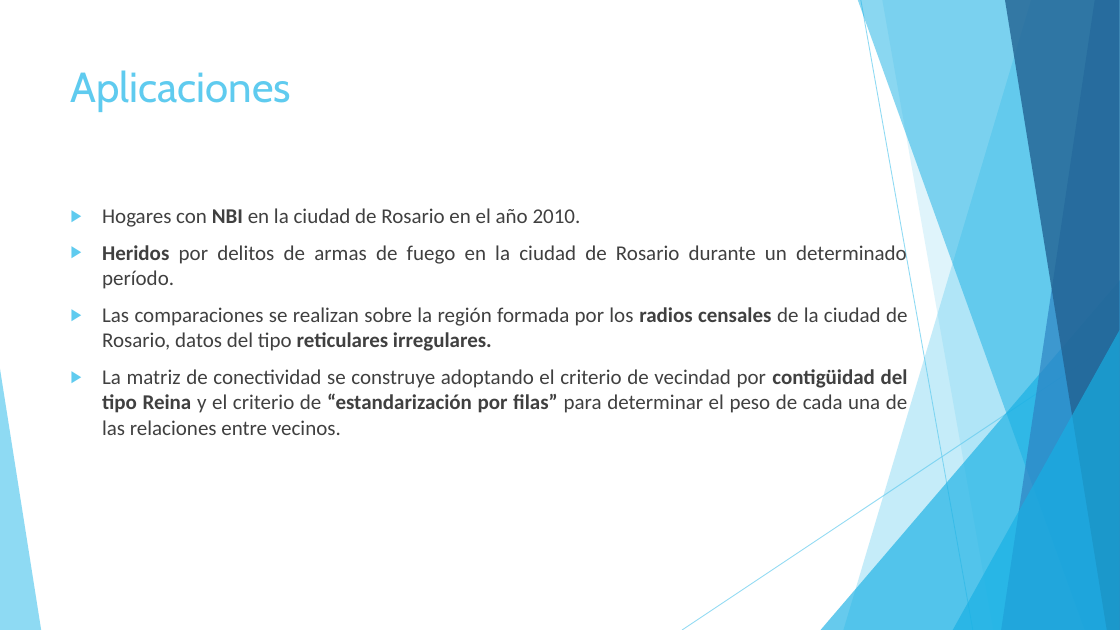
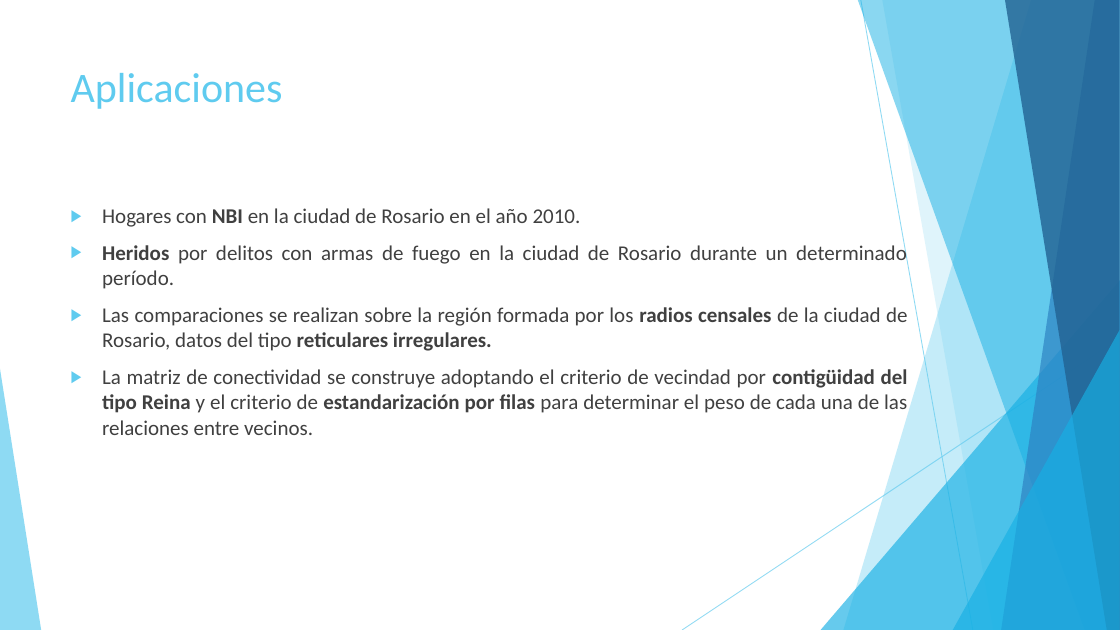
Before and after one commit to Seferra18/Tesina, a slide deck: slide 24 of ppt.pptx (slide 23 before the commit). Drawn at 1120x630 pixels with LibreOffice and Linux fonts; fonts in the diff are those of the drawing. Boxes give left, top, right and bottom in pixels: in the first picture for what was removed or moved away, otherwise in the second. Text is boxed around its words. In the diff, an @@ line names an element or a change of style, - is before the commit and + after.

Commit message:
Para compartir

```diff
--- a/ppt.pptx
+++ b/ppt.pptx
@@ title "Aplicaciones" at (71,73,283,109): font Cabin to Calibri @@
@@ text at (102,243,907,289): text changed @@
-▶ Heridos por delitos de armas de fuego en la ciudad de Rosario durante un determinado período.
+▶ Heridos por delitos con armas de fuego en la ciudad de Rosario durante un determinado período.
@@ text at (102,369,908,435): text changed @@
-▶ La matriz de conectividad se construye adoptando el criterio de vecindad por contigüidad del tipo Reina y el criterio de “estandarización por filas” para determinar el peso de cada una de las relaciones entre vecinos.
+▶ La matriz de conectividad se construye adoptando el criterio de vecindad por contigüidad del tipo Reina y el criterio de estandarización por filas para determinar el peso de cada una de las relaciones entre vecinos.
```
Also in this commit, not shown: 20 other slides changed, 8 slides added, 3 slides removed, 1 other file.
